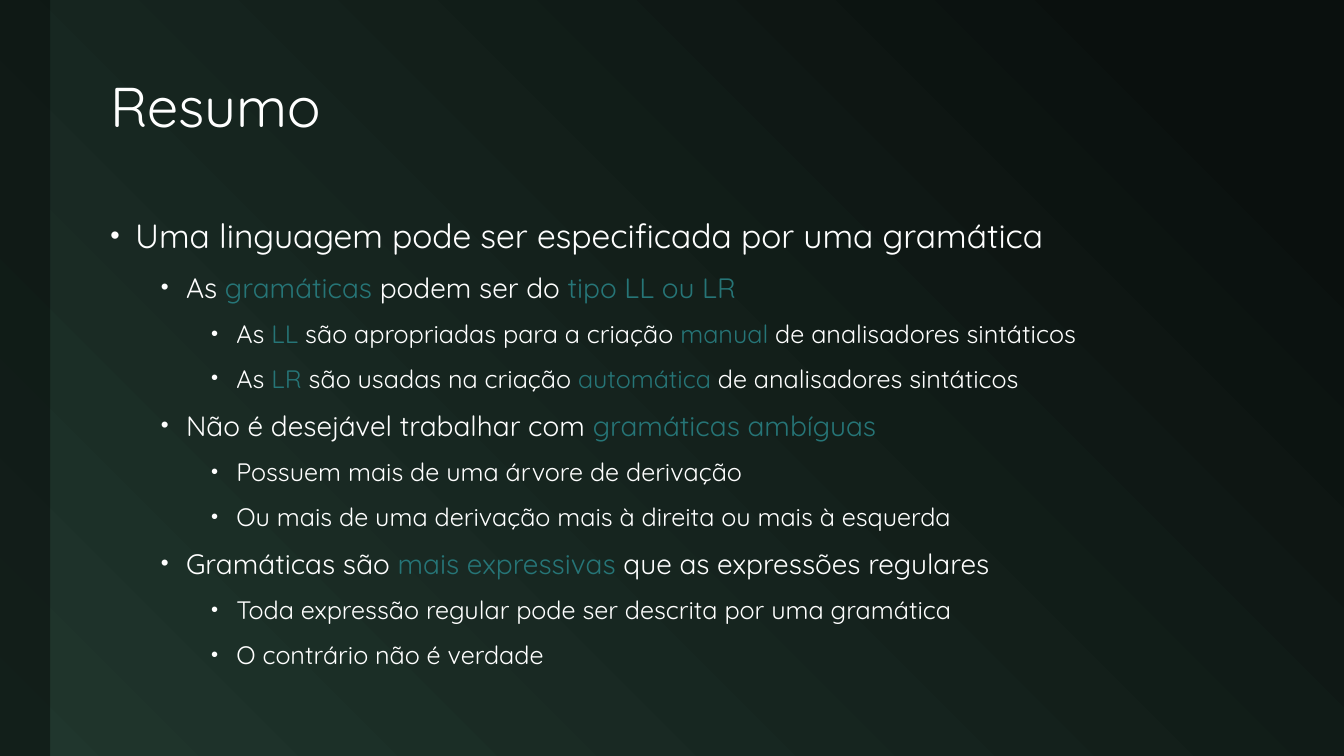
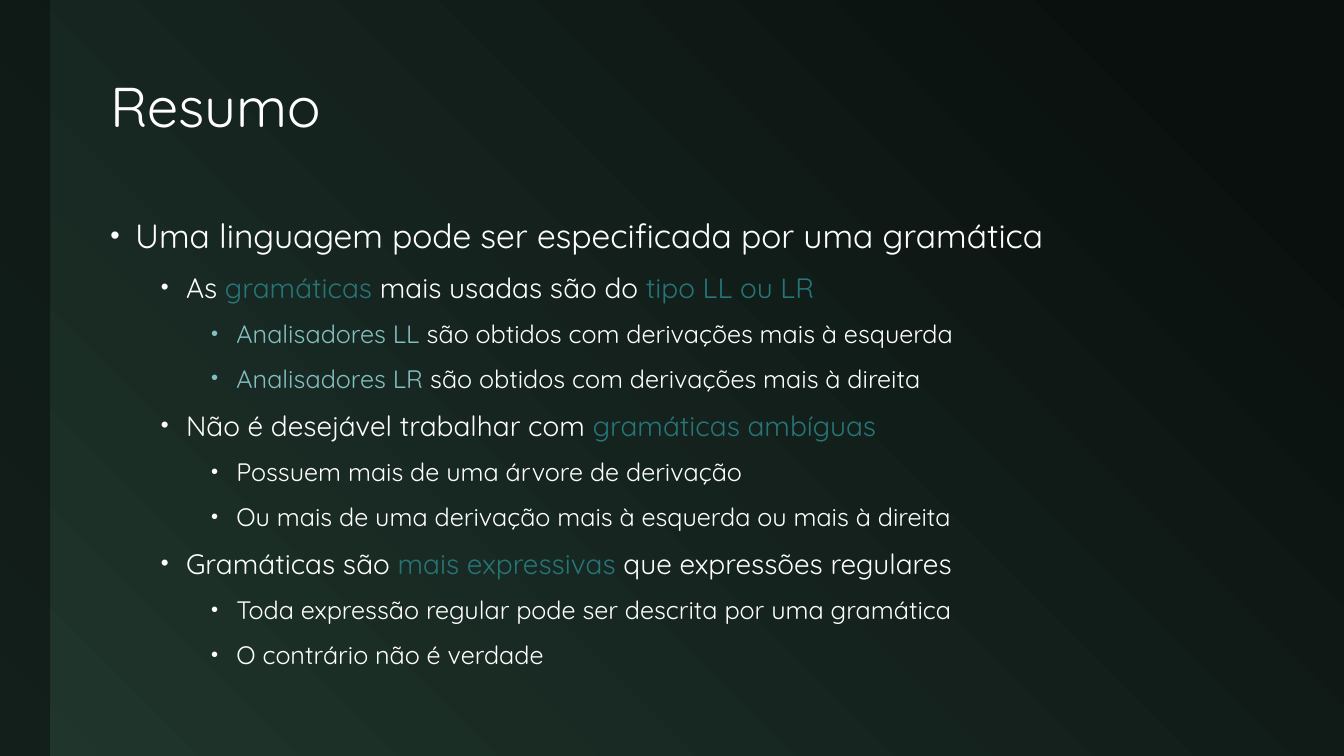
Before and after one commit to JudsonSS/Compiladores, a slide deck: slide 29 of Slides/19. Gramáticas.pptx (slide 23 before the commit). Drawn at 1344x756 pixels with LibreOffice and Linux fonts; fonts in the diff are those of the drawing. Boxes give left, top, right and bottom in pixels: in the first picture for what was removed or moved away, otherwise in the second. Text is boxed around its words. In the diff, an @@ line names an element or a change of style, - is before the commit and + after.

```diff
--- a/Slides/19. Gramáticas.pptx
+++ b/Slides/19. Gramáticas.pptx
@@ text at [186, 277, 953, 392]: text changed @@
-  • As gramáticas podem ser do tipo LL ou LR
-    • As LL são apropriadas para a criação manual de analisadores sintáticos
-    • As LR são usadas na criação automática de analisadores sintáticos
+  • As gramáticas mais usadas são do tipo LL ou LR
+    • Analisadores LL são obtidos com derivações mais à esquerda
+    • Analisadores LR são obtidos com derivações mais à direita
@@ text at [186, 507, 952, 580]: text changed @@
-    • Ou mais de uma derivação mais à direita ou mais à esquerda
-  • Gramáticas são mais expressivas que as expressões regulares
+    • Ou mais de uma derivação mais à esquerda ou mais à direita
+  • Gramáticas são mais expressivas que expressões regulares
```
Also in this commit, not shown: 15 other slides changed, 6 slides added.
